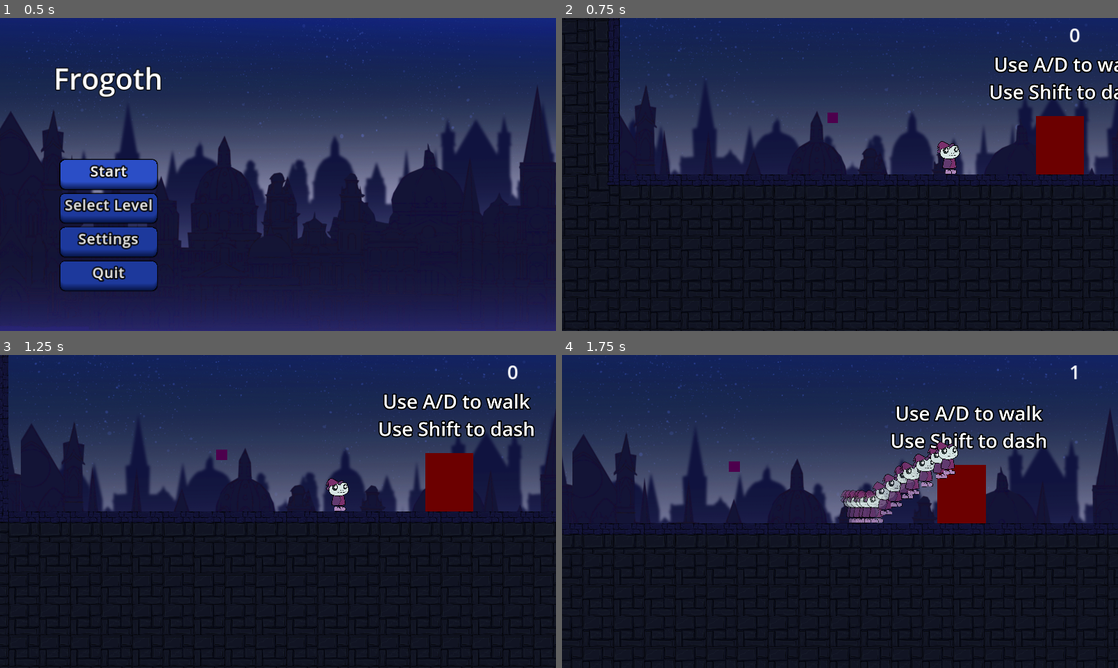
Above: before the commit, frames 1-4 (two rows, left to right).
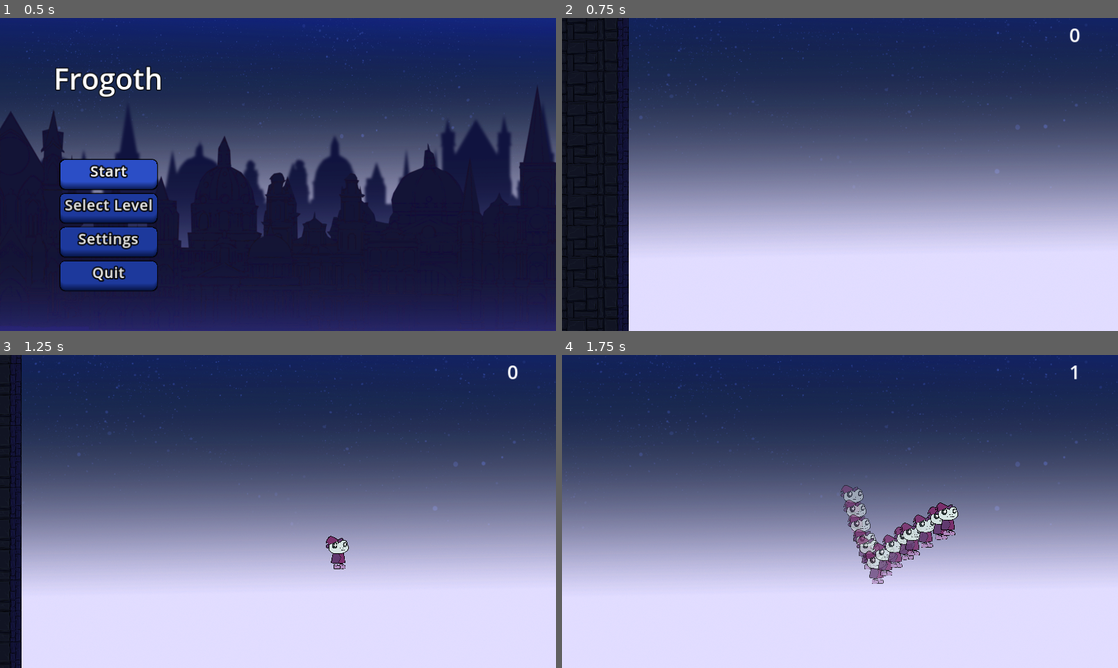
Above: after the commit, the same moments.

Repository: DerBrotDoktor/Frogoth
Game: Godot game, scene res://scenes/main/main.tscn
Two runs of this game, one before a commit and one after it. Both use one fixed random seed, a clock stepped at 60 frames per second and the inputs below.
Inputs:
- Up to frame 1 (0.5 s): no input
- Up to frame 2 (0.75 s): click "Start" at 0.5 s
- Up to frame 3 (1.25 s): no input
- Up to frame 4 (1.75 s): hold D (right) from 1.28 s (still down); tap Shift (dash) at 1.35 s; tap Space (jump) at 1.52 s

Frame 1 is identical in both runs. In frame 2, 58% of the frame differs, in the area x 0-100%, y 0-100%; in frame 3, 64%; in frame 4, 64%.

Commit message:
Added: maximum fall velocity for the player

Diff:
--- a/scenes/level/level_tutorial_1.tscn
+++ b/scenes/level/level_tutorial_1.tscn
@@ -25,7 +25,7 @@
 player_spawn_point = NodePath("PlayerSpwanPoint")
 
 [node name="PlayerSpwanPoint" parent="." instance=ExtResource("3_lyrsc")]
-position = Vector2(970, -82)
+position = Vector2(916, -5338)
 
 [node name="JumpPoint" parent="." instance=ExtResource("3_emvqd")]
 position = Vector2(491, -235)
--- a/scenes/player/player.gd
+++ b/scenes/player/player.gd
@@ -16,6 +16,7 @@
 @export var ghost_node : PackedScene ##Ghost sprite, placed while dashing
 @export var max_health = 3 ##Maximum player health
 @export var gravity = 1000 ##Gravity
+@export var max_y_velocity = 1800 ##Maximum fall velocity
 @export var temporary_orb_prefab :PackedScene ##Temporary Orb Scene
 
 var can_jump = false
@@ -46,8 +47,9 @@
 	handle_jump(delta)
 
 func add_gravity(delta):
-	if not is_on_floor() and can_move:
+	if not is_on_floor() and can_move and velocity.y < max_y_velocity:
 		velocity.y += gravity * delta
+		print(velocity.y)
 
 func handle_movement(delta):
 	if not $DashTimer.is_stopped():
